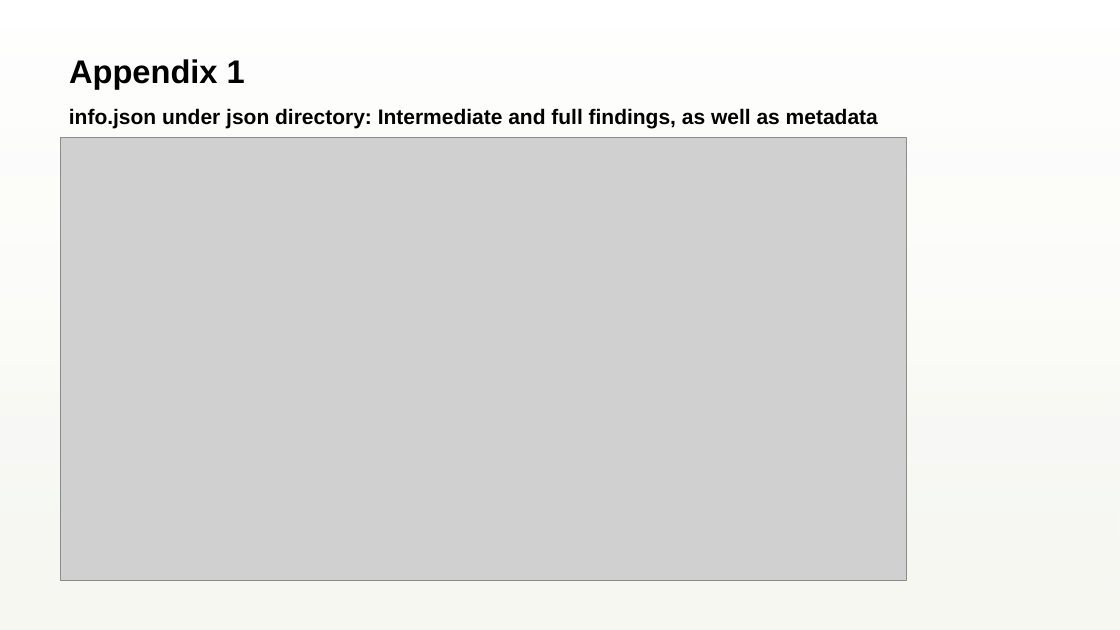
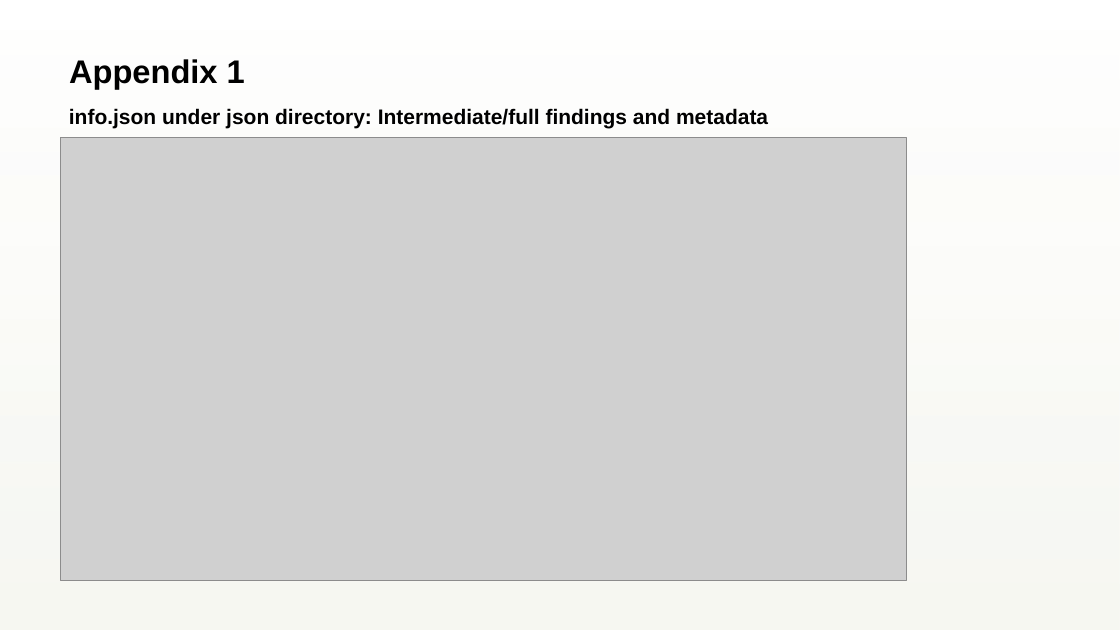
Before and after one commit to weijen17/ReportGenerationAsgn, a slide deck: slide 10 of misc/Executive_Summary_Slides.pptx. Drawn at 1120x630 pixels with LibreOffice and Linux fonts; fonts in the diff are those of the drawing; grey boxes stand for pictures. Boxes give left, top, right and bottom in pixels: in the first picture for what was removed or moved away, otherwise in the second. Text is boxed around its words. In the diff, an @@ line names an element or a change of style, - is before the commit and + after.

```diff
--- a/misc/Executive_Summary_Slides.pptx
+++ b/misc/Executive_Summary_Slides.pptx
@@ text at [69, 108, 768, 128]: text changed @@
-info.json under json directory: Intermediate and full findings, as well as metadata
+info.json under json directory: Intermediate/full findings and metadata
```
Also in this commit, not shown: 5 other slides changed.
